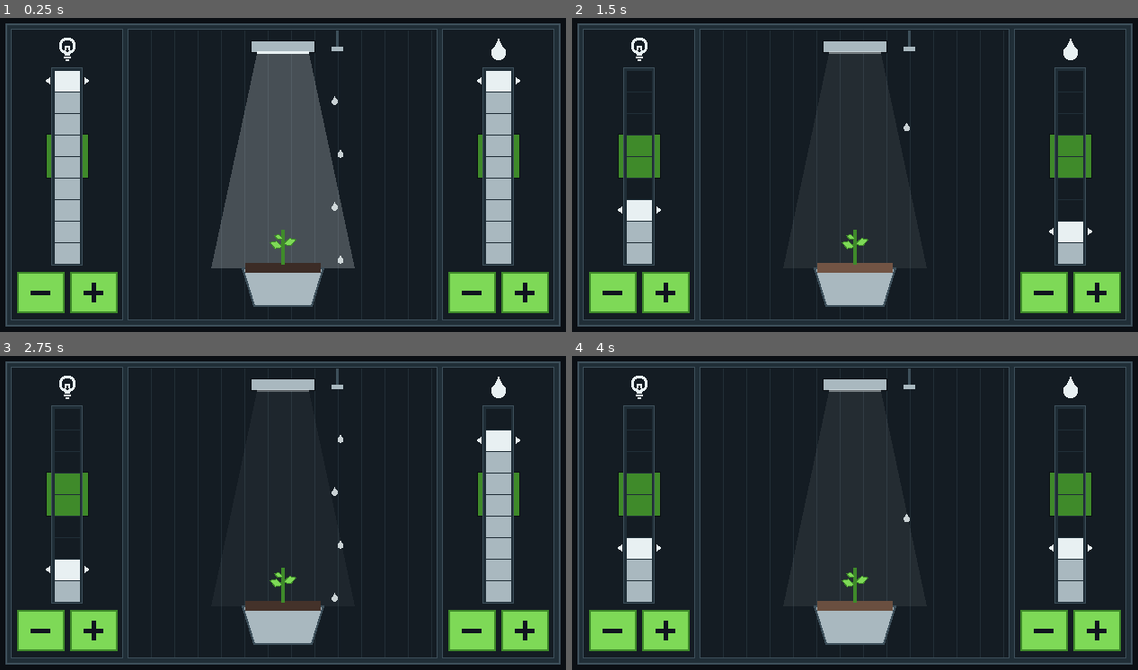
Above: before the commit, frames 1-4 (two rows, left to right).
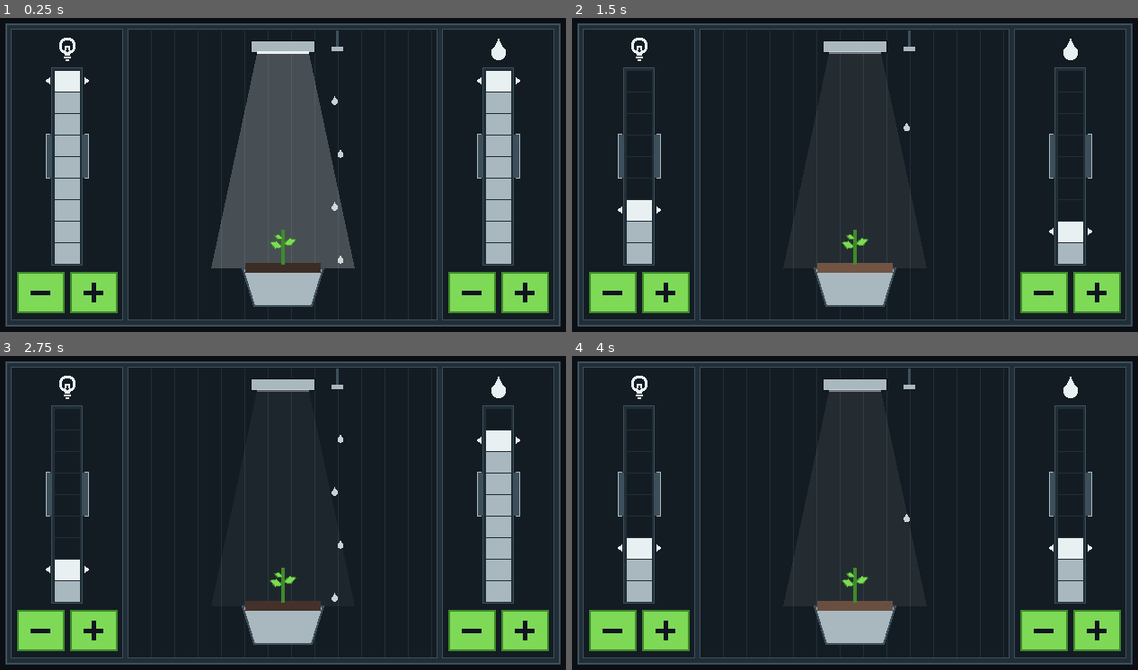
Above: after the commit, the same moments.

Repository: FreitasVarejo/five-sols-on-mars
Game: Godot game, scene res://tests/cena_cultivar_planta.tscn
The game is run twice, just before and just after one commit, with the same random seed, the same clock (stepped at 60 frames per second) and the same inputs. This scene is started directly instead of the project's main scene.
Inputs (mouse positions are in pixels of both pictures, inside the frame that each line leads up to):
- Up to frame 1 (0.25 s): no input
- Up to frame 2 (1.5 s): tap Enter at 0.5 s; drag from (855, 175) to (911, 102) at 0.52 s; drag from (741, 190) to (826, 240) at 1.27 s
- Up to frame 3 (2.75 s): move the mouse to (339, 440) at 2.02 s; hold D from 2.03 s (still down); tap P at 2.1 s
- Up to frame 4 (4 s): release D at 2.75 s; drag from (826, 578) to (685, 465) at 2.77 s; tap Space at 3.5 s; move the mouse to (1024, 560) at 3.52 s; tap P at 3.6 s

The runs differ from the first frame. In frame 1, 0.6% of the frame differs, in the area x 8-92%, y 36-52%; in frame 2, 1.8%; in frame 3, 1.2%; in frame 4, 1.8%.

Commit message:
Faixa-alvo da planta sem verde: colchetes claros no lugar da régua verde
Verde é só o que se clica [R], e a faixa dos medidores não se clica. Fora da faixa os colchetes são suaves; na
faixa ficam na cor do texto, o fundo clareia e o check aparece. Os botões −/+ seguem verdes. A peça da amostra
só usa verde nas cantoneiras do alvo do passo, que é o que se toca.

Co-Authored-By: Claude Opus 5.5 <noreply@anthropic.com>

Diff:
--- a/scripts/minigames/cultivar_planta.gd
+++ b/scripts/minigames/cultivar_planta.gd
@@ -1,7 +1,7 @@
 extends Control
-## Minigame "Cultivar a planta": regular a luz e a água até os dois medidores caírem na faixa verde.
+## Minigame "Cultivar a planta": regular a luz e a água até os dois medidores caírem na faixa-alvo.
 ## Sem texto: o controle da luz tem uma lâmpada, o da água, uma gota; cada um tem um medidor com a faixa
-## verde e dois botões grandes, − e + (o mesmo gesto do O2 −/+ do plano). Não há falha: passar da faixa
+## marcada (colchetes claros, sem verde: verde é só o que se clica) e dois botões grandes, − e + (o mesmo gesto do O2 −/+ do plano). Não há falha: passar da faixa
 ## só pede um toque para voltar. Com os dois na faixa, a planta cresce um degrau e a peça termina.
 ##
 ## Base real: Veggie e APH na ISS, em que a luz e a água se regulam para a planta crescer.
@@ -20,7 +20,7 @@
 const LUZ := 0
 const AGUA := 1
 const NIVEIS := 9  # cada medidor tem 9 casas, de 0 (embaixo) a 8
-const FAIXA_DE := 4  # a faixa verde são as casas 4 e 5, no meio
+const FAIXA_DE := 4  # a faixa-alvo são as casas 4 e 5, no meio
 const FAIXA_ATE := 5
 const INICIOS := [1, 2, 7, 8]  # onde cada controle pode começar: sempre fora da faixa, a 2 ou 3 toques dela
 
@@ -266,22 +266,22 @@
 	var dentro := na_faixa(c)
 	var x0 := r.position.x
 	var base := r.end.y - 2.0  # a casa 0 fica embaixo
-	# A faixa verde: uma régua mais larga que o medidor, atrás das casas.
+	# A faixa-alvo: uma régua mais larga que o medidor, atrás das casas, marcada por colchetes. Não se clica,
+	# então não é verde: fora da faixa os colchetes são suaves e o fundo é só uma moldura; na faixa ficam
+	# na cor do texto, o fundo clareia e o check aparece ao lado do ícone.
 	var y_faixa := base - (FAIXA_ATE + 1) * _casa_h
 	var faixa := Rect2(x0 - 6.0, y_faixa, r.size.x + 12.0, (FAIXA_ATE - FAIXA_DE + 1) * _casa_h)
 	draw_rect(faixa.grow(1.0), Desenho.MOLDURA)
-	draw_rect(faixa, Desenho.VERDE if dentro else Desenho.VERDE_ESCURO)
+	draw_rect(faixa, Color(Desenho.TEXTO, 0.38) if dentro else Desenho.BORDA)
+	_colchetes(faixa, Desenho.TEXTO if dentro else Desenho.TEXTO_SUAVE, 2.0 if dentro else 1.0)
 	draw_rect(r, Desenho.FUNDO_TELA)
 	Desenho.moldura(self, r, Desenho.BORDA, 1.0)
 	var topo_vis := clampi(roundi(_vis[c]), 0, NIVEIS - 1)
 	for i in NIVEIS:
 		var y := base - (i + 1) * _casa_h
-		var na_f := i >= FAIXA_DE and i <= FAIXA_ATE
 		var cor := Desenho.FUNDO_TERMINAL
 		if i <= topo_vis:
 			cor = Desenho.TEXTO if i == topo_vis else Desenho.TEXTO_SUAVE
-		elif na_f:
-			cor = Desenho.VERDE_ESCURO
 		draw_rect(Rect2(x0 + 3.0, y + 1.0, r.size.x - 6.0, _casa_h - 1.0), cor)
 	# Ponteiros nos dois lados da casa atual.
 	var yc := base - (_vis[c] + 0.5) * _casa_h
@@ -289,6 +289,17 @@
 		var xb := x0 - 8.0 if lado < 0.0 else r.end.x + 8.0
 		draw_colored_polygon(PackedVector2Array([
 			Vector2(xb, yc), Vector2(xb - lado * 6.0, yc - 4.0), Vector2(xb - lado * 6.0, yc + 4.0)]), Desenho.TEXTO)
+
+
+## Colchetes [ ] em volta da faixa: um traço vertical de cada lado e uma ponta de 5 px para dentro, em cima e embaixo.
+func _colchetes(r: Rect2, cor: Color, esp: float) -> void:
+	var ponta := 5.0
+	var g := r.grow(1.0)
+	draw_rect(Rect2(g.position.x, g.position.y, esp, g.size.y), cor)
+	draw_rect(Rect2(g.end.x - esp, g.position.y, esp, g.size.y), cor)
+	for y in [g.position.y, g.end.y - esp]:
+		draw_rect(Rect2(g.position.x, y, ponta, esp), cor)
+		draw_rect(Rect2(g.end.x - ponta, y, ponta, esp), cor)
 
 
 ## Botão − ou +, no estilo dos botões verdes do terminal (verde é o que se clica).
